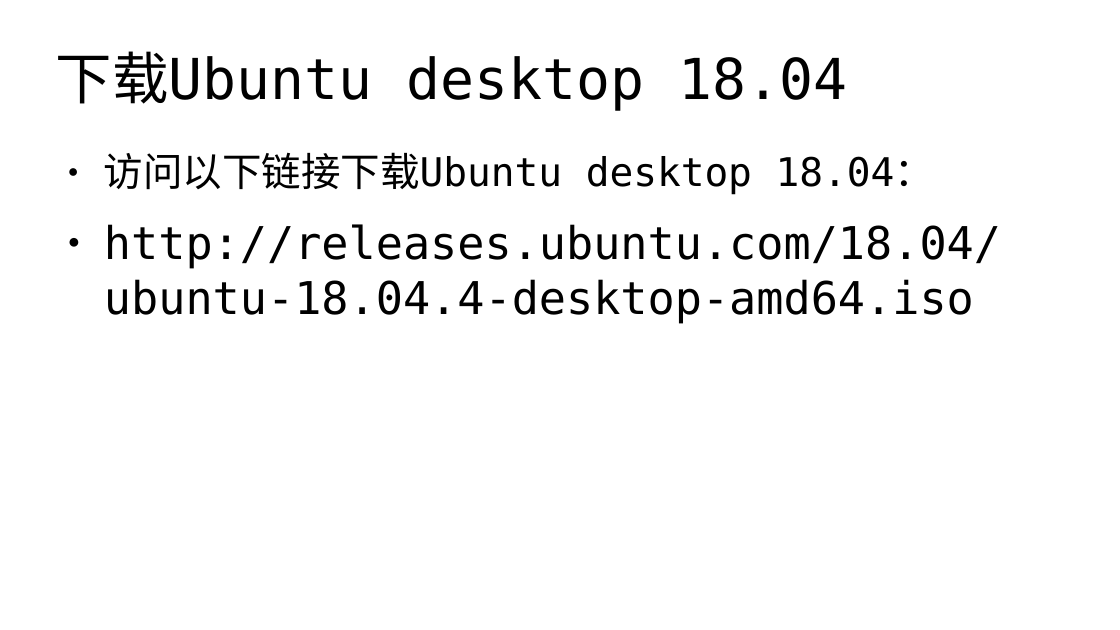
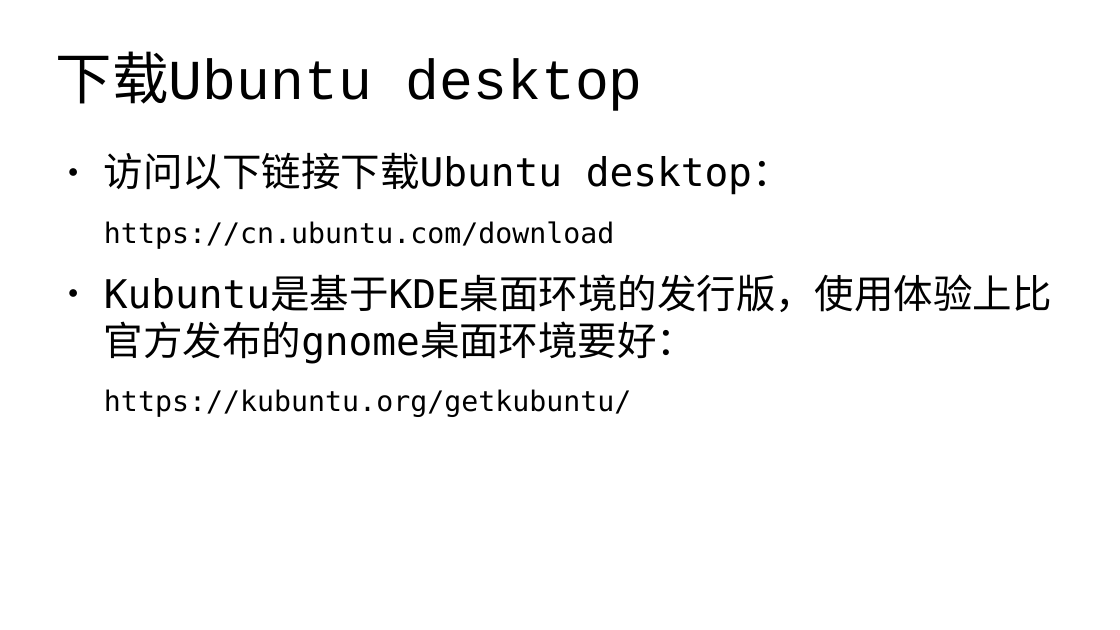
Before and after one commit to master-genius/linux-system, a slide deck: slide 8 of materials/slides/ch00-准备工作.odp. Drawn at 1120x630 pixels with LibreOffice and Linux fonts; fonts in the diff are those of the drawing. Boxes give left, top, right and bottom in pixels: in the first picture for what was removed or moved away, otherwise in the second. Text is boxed around its words. In the diff, an @@ line names an element or a change of style, - is before the commit and + after.

```diff
--- a/materials/slides/ch00-准备工作.odp
+++ b/materials/slides/ch00-准备工作.odp
@@ title at bbox=[56, 51, 643, 111]: text changed; font DejaVu Sans Mono to Courier New @@
-下载Ubuntu desktop 18.04
+下载Ubuntu desktop
@@ text at bbox=[104, 152, 1052, 417]: text changed; size 32 to 28 pt @@
-● 访问以下链接下载Ubuntu desktop 18.04：
-● http://releases.ubuntu.com/18.04/ubuntu-18.04.4-desktop-amd64.iso
+● 访问以下链接下载Ubuntu desktop：
+https://cn.ubuntu.com/download
+● Kubuntu是基于KDE桌面环境的发行版，使用体验上比官方发布的gnome桌面环境要好：
+https://kubuntu.org/getkubuntu/
```
Also in this commit, not shown: 6 other slides changed, 40 other files.
